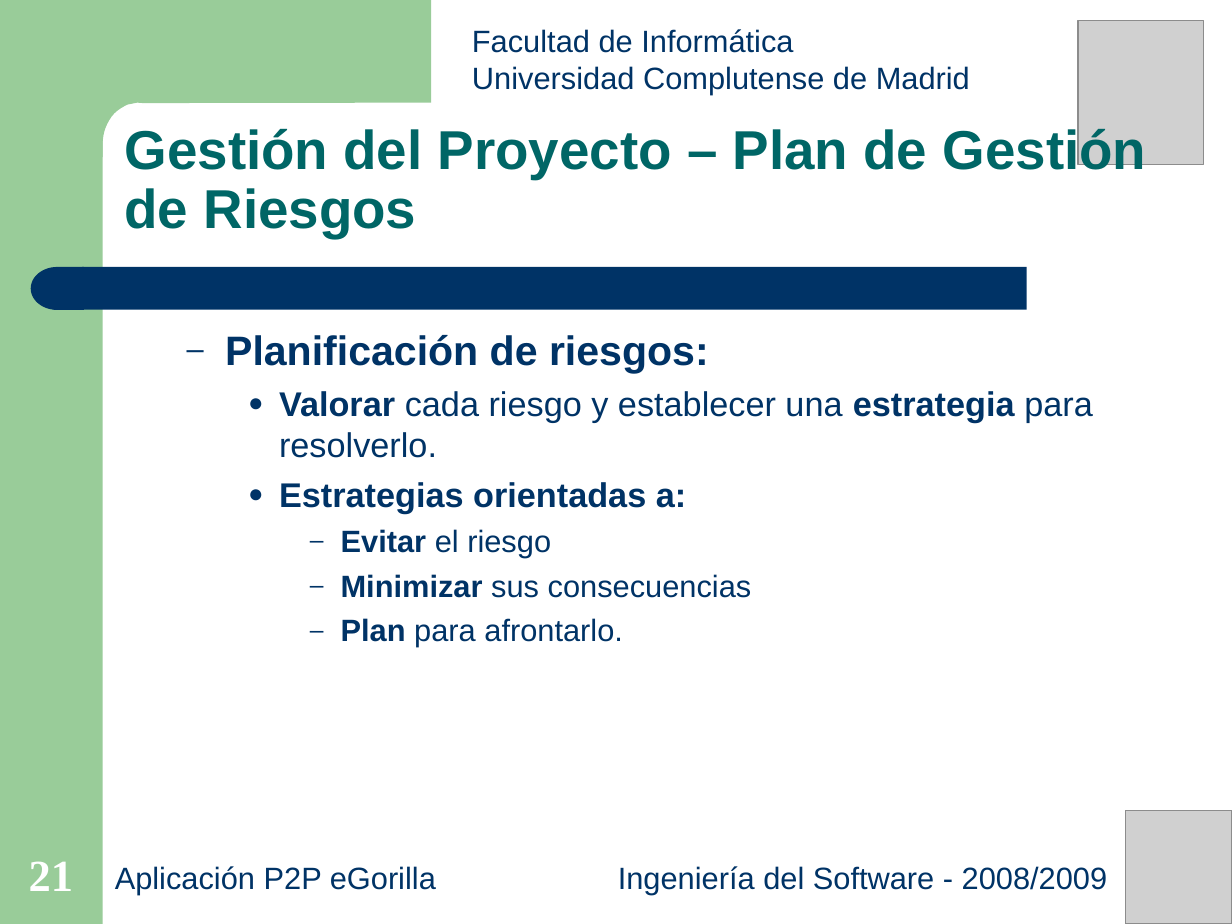
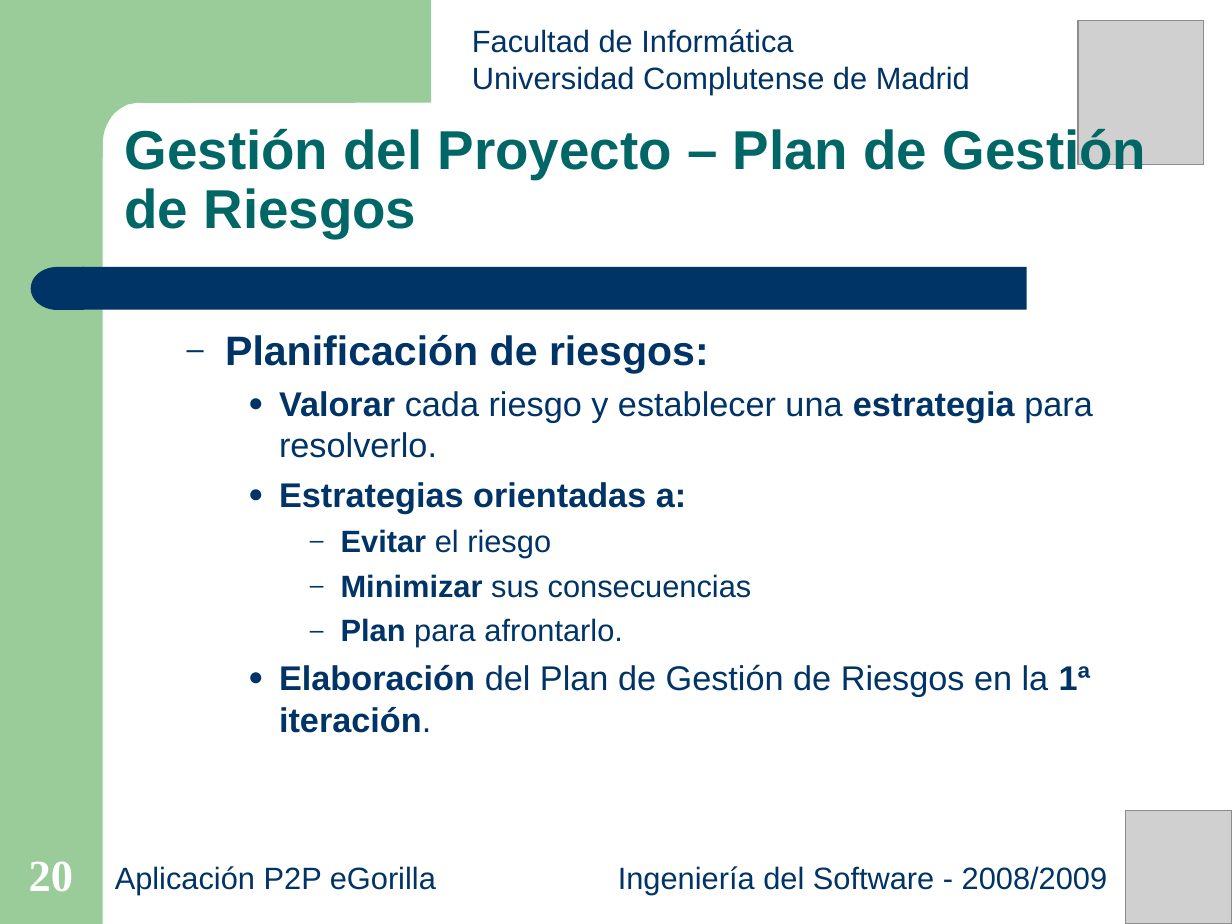
Before and after one commit to salcedonia/egorilla-software-engineering-2008-2009, a slide deck: slide 20 of doc/presentaciones/Presentacion_27-05-2009.ppt (slide 21 before the commit). Drawn at 1232x924 pixels with LibreOffice and Linux fonts; fonts in the diff are those of the drawing; grey boxes stand for pictures. Boxes give left, top, right and bottom in pixels: in the first picture for what was removed or moved away, otherwise in the second. Text is boxed around its words. In the diff, an @@ line names an element or a change of style, - is before the commit and + after.

```diff
--- a/doc/presentaciones/Presentacion_27-05-2009.ppt
+++ b/doc/presentaciones/Presentacion_27-05-2009.ppt
@@ text at [279,664,1091,733]: paragraph added @@
+    ● Elaboración del Plan de Gestión de Riesgos en la 1ª iteración.
@@ page number at [29,861,73,892]: text changed @@
-21
+20
```
Also in this commit, not shown: 2 other slides changed, 1 slide removed.
